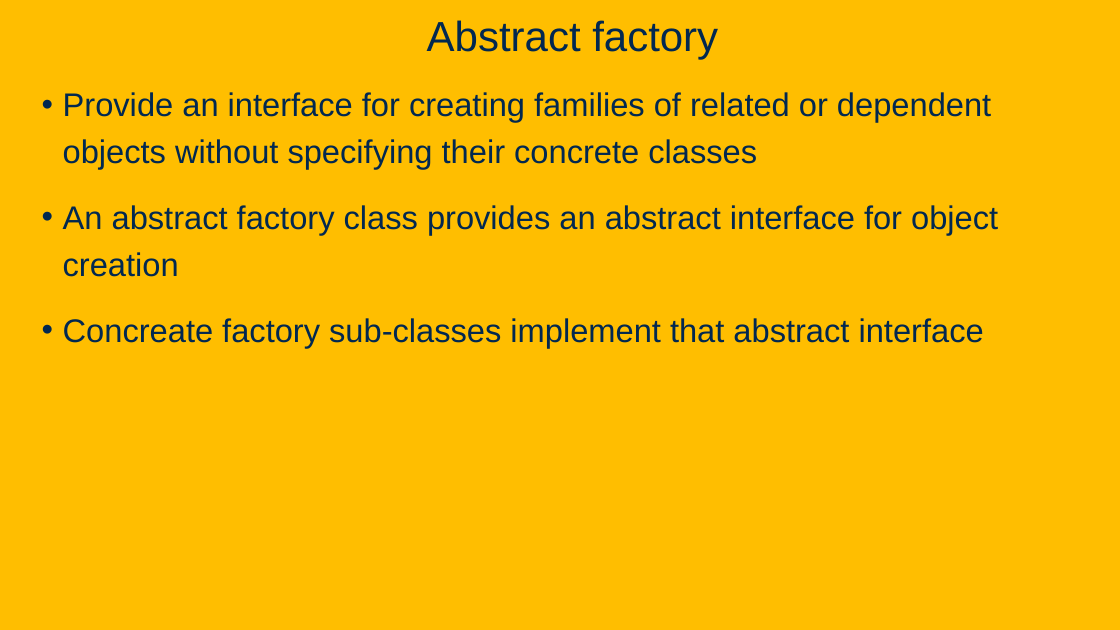
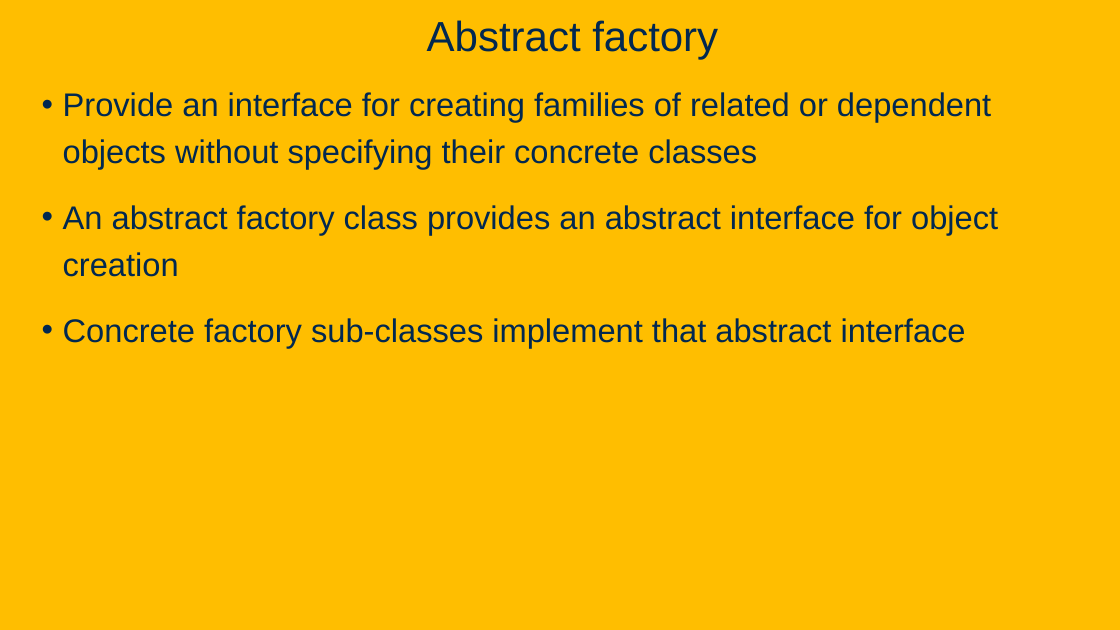
Before and after one commit to davsec-teaching/ECS_160, a slide deck: slide 33 of slides/DesignPatterns.pptx (slide 32 before the commit). Drawn at 1120x630 pixels with LibreOffice and Linux fonts; fonts in the diff are those of the drawing; background and template pictures are left out. Boxes give left, top, right and bottom in pixels: in the first picture for what was removed or moved away, otherwise in the second. Text is boxed around its words. In the diff, an @@ line names an element or a change of style, - is before the commit and + after.

```diff
--- a/slides/DesignPatterns.pptx
+++ b/slides/DesignPatterns.pptx
@@ text at (63, 318, 966, 348): text changed @@
-• Concreate factory sub-classes implement that abstract interface
+• Concrete factory sub-classes implement that abstract interface
```
Also in this commit, not shown: 18 other slides changed, 1 slide added, 1 other file.
